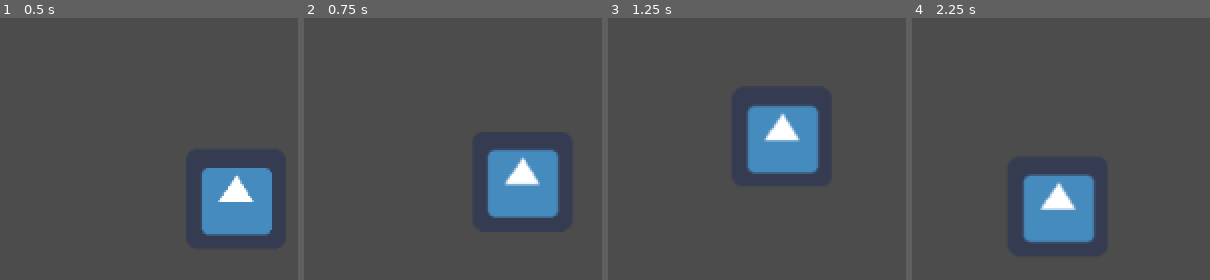
Above: before the commit, frames 1-4 (left to right).
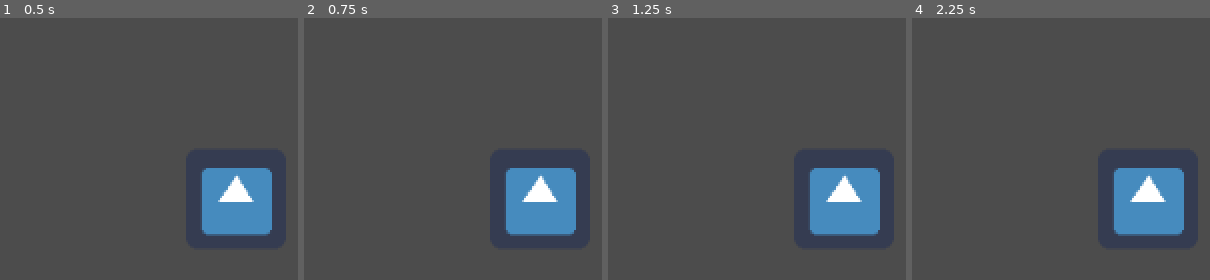
Above: after the commit, the same moments.

Repository: iarzuaga/willbros
Game: Godot game, scene res://Scripts/stage.tscn
The game is run twice, just before and just after one commit, with the same random seed, the same clock (stepped at 60 frames per second) and the same inputs. The engine's default icon, where the game draws it, is replaced by a stand-in: a white triangle on a blue panel in a dark square.
Inputs:
- Up to frame 1 (0.5 s): no input
- Up to frame 2 (0.75 s): tap Enter at 0.5 s; hold W (Up, bound only before the commit) from 0.53 s (still down); hold A (Rigth, bound only before the commit) from 0.53 s (still down)
- Up to frame 3 (1.25 s): keep holding W (Up, bound only before the commit); keep holding A (Rigth, bound only before the commit)
- Up to frame 4 (2.25 s): release W (Up, bound only before the commit) at 1.28 s; release A (Rigth, bound only before the commit) at 1.28 s; hold S (Down, bound only before the commit) 1.28-2.03 s; tap A (Rigth, bound only before the commit) at 1.35 s; hold W (Up, bound only before the commit) from 2.03 s (still down); hold A (Rigth, bound only before the commit) from 2.03 s (still down)

Frame 1 is identical in both runs. In frame 2, 7.0% of the frame differs, in the area x 61-92%, y 50-84%; in frame 3, 12%; in frame 4, 13%, in the area x 36-92%, y 57-87%.

Commit message:
(improvement) player

Diff:
--- a/WllBrosProject/Scripts/Player.gd
+++ b/WllBrosProject/Scripts/Player.gd
@@ -1,7 +1,7 @@
 extends KinematicBody2D
 
 export var velocity = Vector2()
-export var speed = 800
+export var speed = 1800
 export var vel_i = Vector2(0,0)
 func _ready():
 
@@ -12,17 +12,17 @@
 	vel_i = Vector2(0,0)
 	velocity = Vector2(0, 0)
 
-	if Input.is_action_pressed("Up"):
+	if Input.is_action_pressed("up"):
 		vel_i.y -=1
 
-	if Input.is_action_pressed("Down"):
+	if Input.is_action_pressed("down"):
 		vel_i.y +=1
 
-	if Input.is_action_pressed("Left"):
+	if Input.is_action_pressed("left"):
+		vel_i.x -=1
+
+	if Input.is_action_pressed("rigth"):
 		vel_i.x +=1
-
-	if Input.is_action_pressed("Rigth"):
-		vel_i.x -=1
 
 	vel_i = speed * vel_i.normalized()
 	velocity.x = lerp(velocity.x, vel_i.x, 0.1)
--- a/WllBrosProject/Scripts/stage.tscn
+++ b/WllBrosProject/Scripts/stage.tscn
@@ -20,7 +20,7 @@
 collision/safe_margin = 0.08
 script = ExtResource( 1 )
 velocity = Vector2( 0, 0 )
-speed = 800
+speed = 1800
 vel_i = Vector2( 0, 0 )
 
 [node name="Sprite" type="Sprite" parent="KinematicBody2D" index="0"]
--- a/WllBrosProject/project.godot
+++ b/WllBrosProject/project.godot
@@ -16,13 +16,13 @@
 
 [input]
 
-Up=[ Object(InputEventKey,"resource_local_to_scene":false,"resource_name":"","device":0,"alt":false,"shift":false,"control":false,"meta":false,"command":false,"pressed":false,"scancode":87,"unicode":0,"echo":false,"script":null)
+up=[ Object(InputEventJoypadMotion,"resource_local_to_scene":false,"resource_name":"","device":0,"axis":1,"axis_value":-1.0,"script":null)
  ]
-Down=[ Object(InputEventKey,"resource_local_to_scene":false,"resource_name":"","device":0,"alt":false,"shift":false,"control":false,"meta":false,"command":false,"pressed":false,"scancode":83,"unicode":0,"echo":false,"script":null)
+down=[ Object(InputEventJoypadMotion,"resource_local_to_scene":false,"resource_name":"","device":0,"axis":1,"axis_value":1.0,"script":null)
  ]
-Left=[ Object(InputEventKey,"resource_local_to_scene":false,"resource_name":"","device":0,"alt":false,"shift":false,"control":false,"meta":false,"command":false,"pressed":false,"scancode":68,"unicode":0,"echo":false,"script":null)
+left=[ Object(InputEventJoypadMotion,"resource_local_to_scene":false,"resource_name":"","device":0,"axis":0,"axis_value":-1.0,"script":null)
  ]
-Rigth=[ Object(InputEventKey,"resource_local_to_scene":false,"resource_name":"","device":0,"alt":false,"shift":false,"control":false,"meta":false,"command":false,"pressed":false,"scancode":65,"unicode":0,"echo":false,"script":null)
+rigth=[ Object(InputEventJoypadMotion,"resource_local_to_scene":false,"resource_name":"","device":0,"axis":0,"axis_value":1.0,"script":null)
  ]
 
 [rendering]
